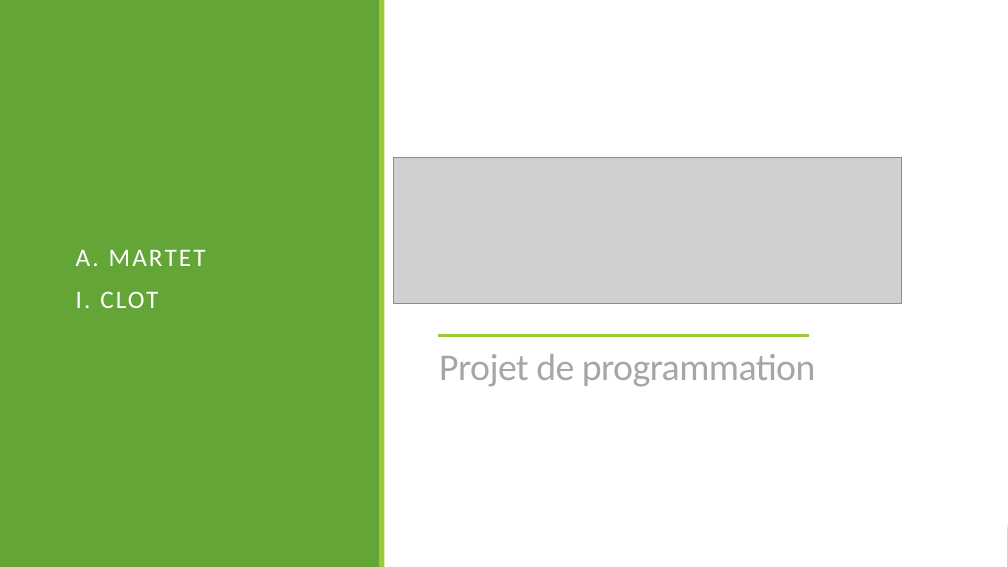
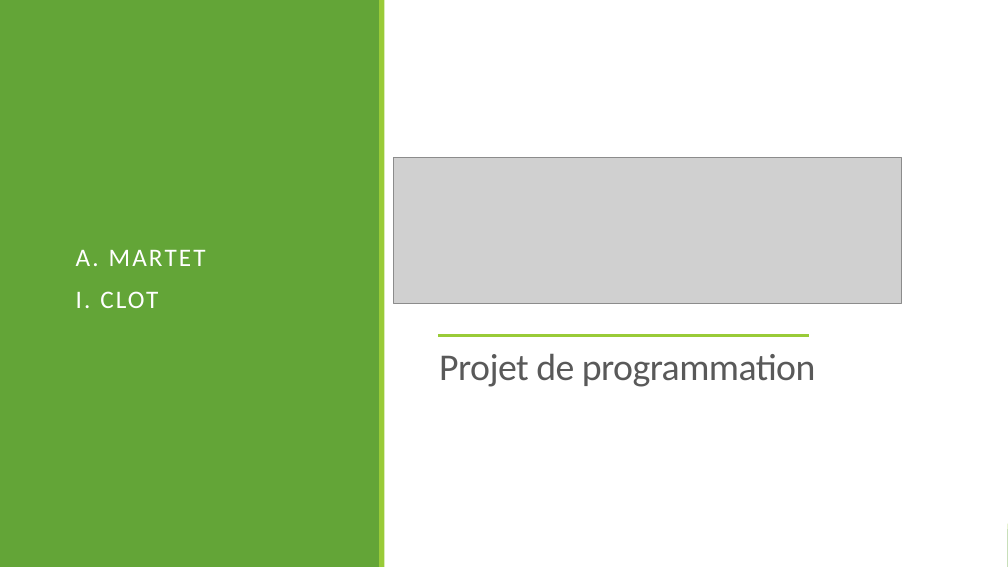
Before and after one commit to AntoineMartet/CargoFlow, a slide deck: slide 1 of Documentation/CargoFlow_Presentation.pptx. Drawn at 1008x567 pixels with LibreOffice and Linux fonts; fonts in the diff are those of the drawing; grey boxes stand for pictures. Boxes give left, top, right and bottom in pixels: in the first picture for what was removed or moved away, otherwise in the second. Text is boxed around its words. In the diff, an @@ line names an element or a change of style, - is before the commit and + after.

```diff
--- a/Documentation/CargoFlow_Presentation.pptx
+++ b/Documentation/CargoFlow_Presentation.pptx
@@ title "Projet de programmation" at (439, 353, 815, 387): text colour #A6A6A6 to #595959 @@
```
Also in this commit, not shown: 1 other slide changed, 6 slides added, 4 slides removed, 7 other files.
